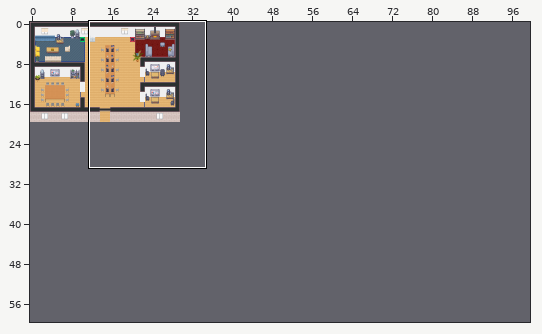
An edit to a level. Tiled map (JSON), maps/map.json. The picture above shows the old version from afar; the outline marks the close-up.
Close-up. Earlier state:
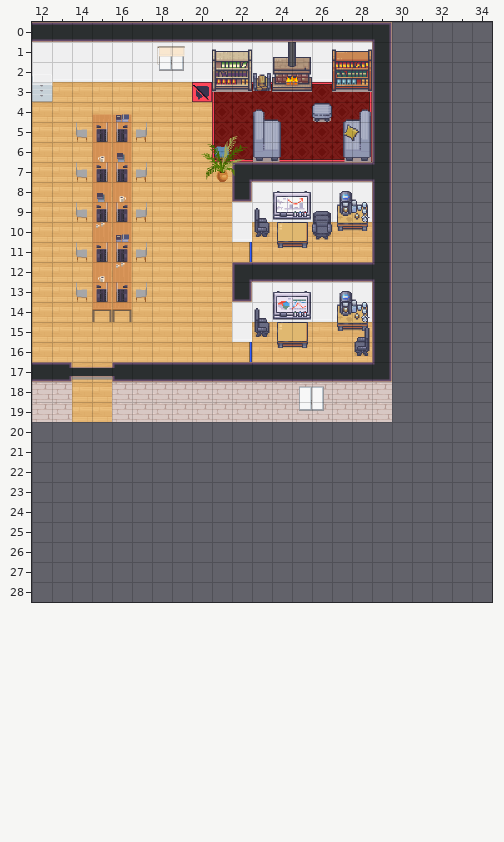
Cells are 32x32 px. Shown: x 12..34, y 0..28. The commit also changed other parts of the map, which this record leaves out.
After:
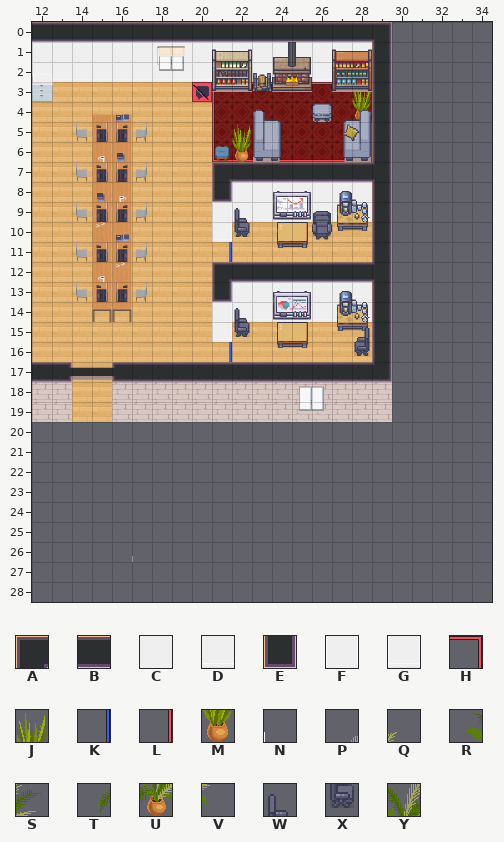
Key: from "Chunk 1": A 7, B 8, C 11, D 12, E 17, F 20, G 23, H 41, J 42, K 43, L 45, M 46, N 72, P 114, Q 115, R 123, S 124, T 131, U 132, V 133, W 136, X 140, Y 174.
_ is an empty cell.
Difference:
Layer "walls":
y 7: x 21..22 _A -> AB
y 8: x 21..22 _E -> EC
y 9: x 21..22 _F -> FD
y 10: x 21..22 _G -> G_
y 12: x 21..22 _A -> AB
y 13: x 21..22 _E -> EC
y 14: x 21..22 _F -> FD
y 15: x 21..22 _G -> G_
Layer "belowFurniture":
y 3: x 28 H -> J
y 4: x 28 L -> M
y 11: x 21..22 _K -> K_
y 16: x 21..22 _K -> K_
Layer "furniture":
y 5: x 21..22 PQ -> _J
y 6: x 20 R -> _; x 22 S -> M
y 7: x 20..22 TUV -> ___
y 9: x 22..23 _W -> W_
y 10: x 22..23 _X -> X_
y 14: x 22..23 _W -> W_
y 15: x 22..23 _X -> X_
y 26: x 17 _ -> N
Layer "aboveFurniture":
y 6: x 21 Y -> _
